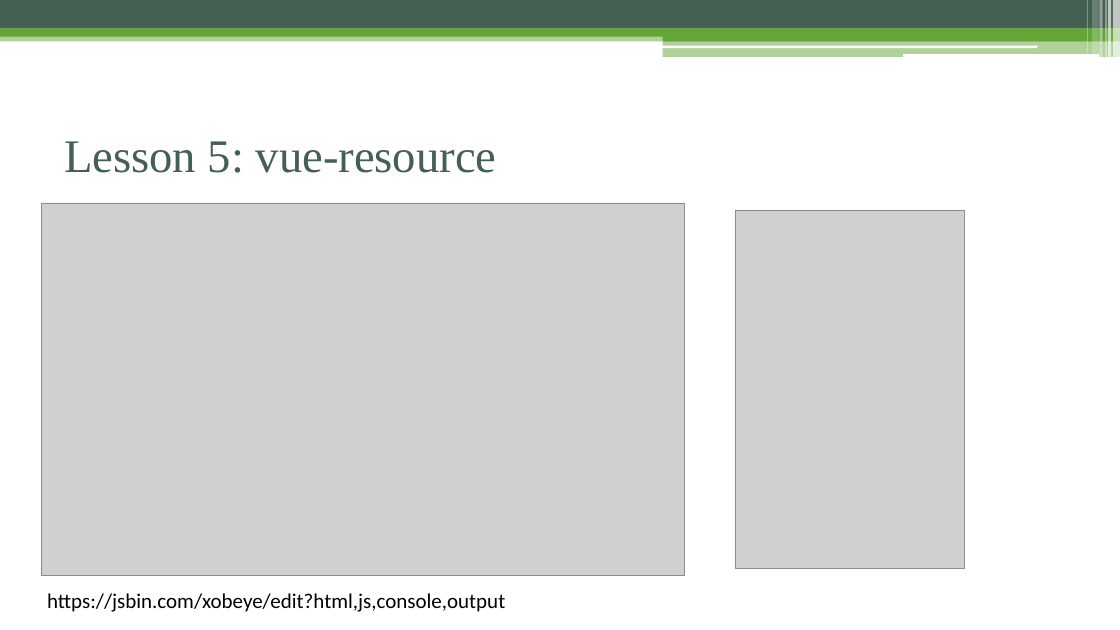
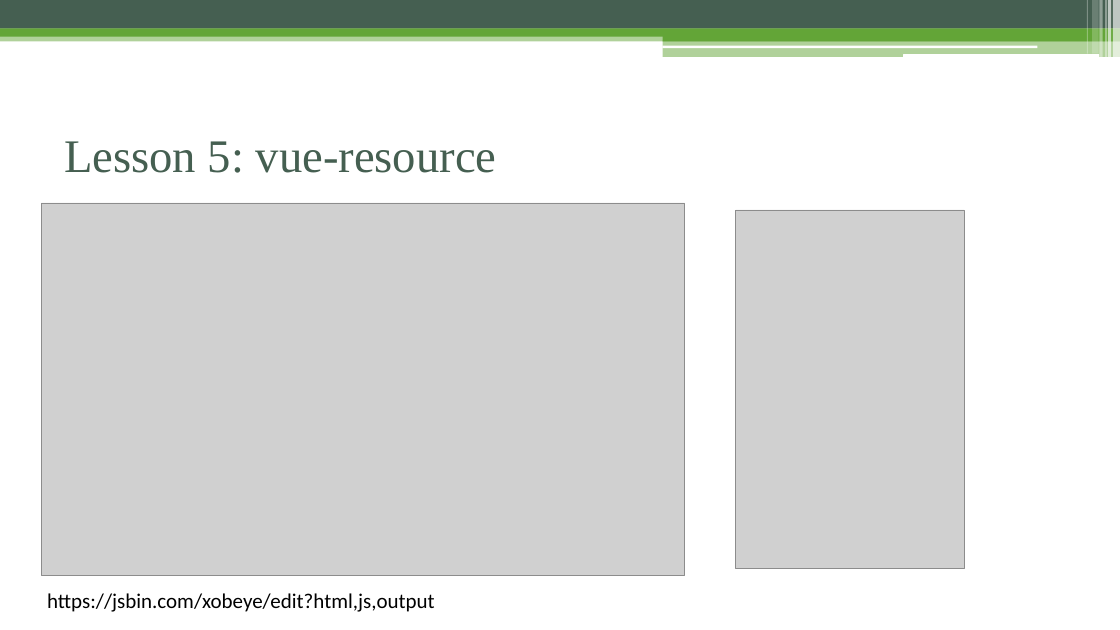
Before and after one commit to phamtuanchip/7dayswithvuejs, a slide deck: slide 35 of vuejs-2.0.pptx. Drawn at 1120x630 pixels with LibreOffice and Linux fonts; fonts in the diff are those of the drawing; grey boxes stand for pictures. Boxes give left, top, right and bottom in pixels: in the first picture for what was removed or moved away, otherwise in the second. Text is boxed around its words. In the diff, an @@ line names an element or a change of style, - is before the commit and + after.

```diff
--- a/vuejs-2.0.pptx
+++ b/vuejs-2.0.pptx
@@ text at <box>47,593,435,612</box>: text changed @@
-https://jsbin.com/xobeye/edit?html,js,console,output
+https://jsbin.com/xobeye/edit?html,js,output
```
Also in this commit, not shown: 5 other slides changed, 1 slide added, 21 other files.
